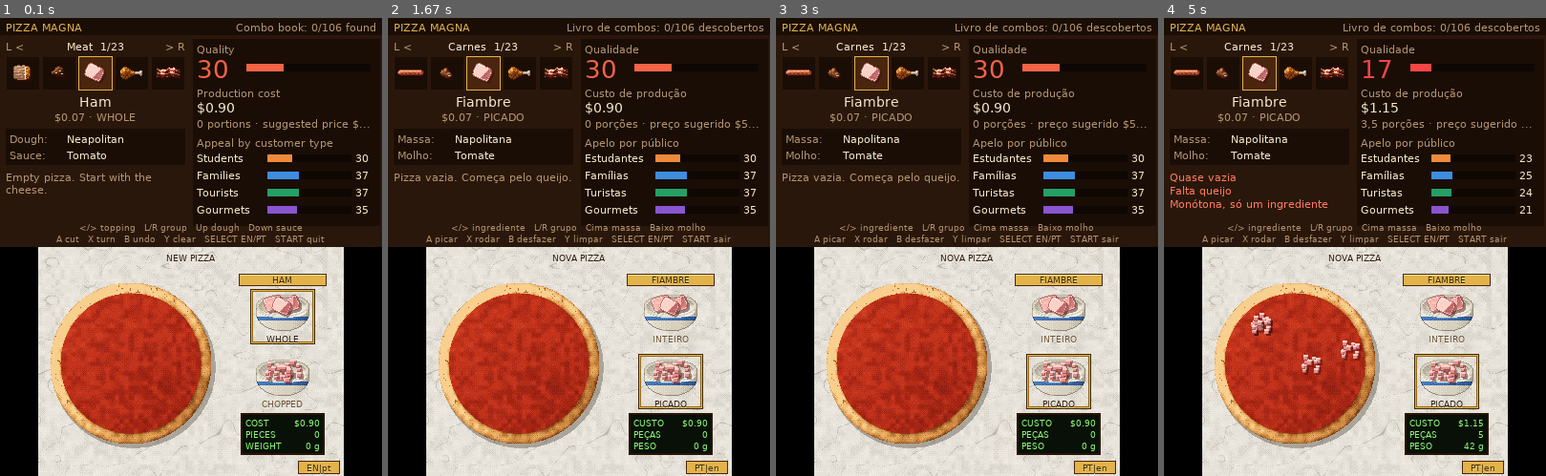
Above: before the commit, frames 1-4 (left to right).
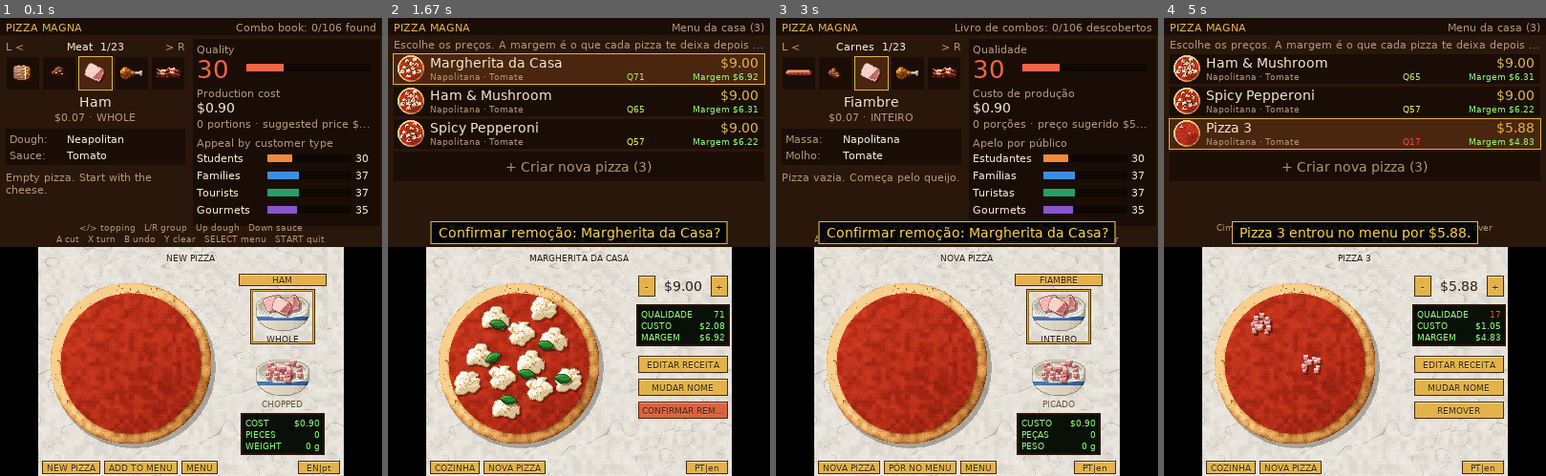
Above: after the commit, the same moments.

Repository: ruicasaisalves/pizza-magna
Game: LÖVE game, started from 3ds/game/main.lua
Same seed, same stepped clock (60 frames per second), same inputs: the game is played once before the commit and once after it.
Inputs (mouse positions are in pixels of both pictures, inside the frame that each line leads up to):
- Up to frame 1 (0.1 s): no input
- Up to frame 2 (1.67 s): click (579, 247) at 0.38 s; press the mouse at (708, 466) at 0.7 s; move the mouse to (598, 311) at 0.8 s; release the mouse at (487, 155) at 0.93 s; press the mouse at (590, 466) at 1.03 s; move the mouse to (544, 320) at 1.13 s; release the mouse at (498, 173) at 1.27 s; press the mouse at (682, 411) at 1.37 s; move the mouse to (624, 411) at 1.47 s; release the mouse at (571, 411) at 1.6 s
- Up to frame 3 (3 s): press the mouse at (1035, 288) at 1.7 s; move the mouse to (1009, 256) at 1.8 s; release the mouse at (982, 228) at 1.93 s; type "ann" at 2 s; tap Enter at 2.33 s; press the mouse at (902, 466) at 2.53 s; move the mouse to (951, 274) at 2.63 s; release the mouse at (1005, 77) at 2.77 s; press the mouse at (902, 466) at 2.87 s; move the mouse to (905, 311) at 2.97 s
- Up to frame 4 (5 s): release the mouse at (1301, 150) at 3.1 s; press the mouse at (1446, 384) at 3.2 s; move the mouse to (1416, 279) at 3.3 s; release the mouse at (1381, 173) at 3.43 s; click (1259, 324) at 3.55 s; press the mouse at (1259, 324) at 3.87 s; move the mouse to (1309, 361) at 3.97 s; release the mouse at (1362, 402) at 4.1 s; click (1309, 466) at 4.22 s, where only the run after the commit has a clickable "PÔR NO MENU"; press the mouse at (1259, 324) at 4.7 s; move the mouse to (1347, 347) at 4.8 s; release the mouse at (1439, 375) at 4.93 s

The runs differ from the first frame. In frame 1, 1.4% of the frame differs, in the area x 11-89%, y 47-100%; in frame 2, 29%, in the area x 1-99%, y 1-100%; in frame 3, 5.8%; in frame 4, 25%.

Commit message:
3DS: save pizzas to a Menu
SELECT switches between the Kitchen and the Menu. Pizzas go on the menu
at the suggested price (3 pieces at least); the Menu lists them with
price, quality and margin, and lets the player change the price
($0.50 steps, $1 to $30), edit, rename (console keyboard) and remove
them. New games start with the browser game's three starter pizzas.
The save keeps the menu with pieces in the packPieces format.

Co-Authored-By: Claude Opus 5.5 <noreply@anthropic.com>
Claude-Session: https://claude.ai/code/session_01X3CjJanj41myN3wFboQFa9

Diff:
--- a/3ds/game/main.lua
+++ b/3ds/game/main.lua
@@ -1,6 +1,8 @@
---[[ Pizza Magna for the Nintendo 3DS (LÖVE Potion), prototype: the Kitchen only.
-     Bottom screen (touch): the bench, as in the browser game (320 wide, title strip on top, pizza, bowls, LCD).
-     Top screen: the topping picker, dough and sauce, and the analysis (quality, cost, appeal, notes).
+--[[ Pizza Magna for the Nintendo 3DS (LÖVE Potion), prototype: the Kitchen and the Menu.
+     Kitchen. Bottom screen (touch): the bench, as in the browser game (320 wide, title strip on top, pizza,
+     bowls, LCD). Top screen: the topping picker, dough and sauce, and the analysis (quality, cost, appeal, notes).
+     Menu (SELECT). Top screen: the house menu, one row a pizza. Bottom screen: the chosen pizza, its price
+     (- / +), quality, cost and margin, and the buttons to edit, rename or remove it.
      On a PC (LÖVE 11/12) the window shows the top screen above the bottom one, and the mouse is the stylus. ]]
 local P = require("pizza")
 local D, A, t = P.D, P.A, P.t
@@ -11,34 +13,63 @@
 -- text only the 3DS port has (the browser game has no buttons to explain)
 local L3 = {
   en = { keys1 = "</> topping   L/R group   Up dough   Down sauce",
-         keys2 = "A cut   X turn   B undo   Y clear   SELECT EN/PT   START quit" },
+         keys2 = "A cut   X turn   B undo   Y clear   SELECT menu   START quit",
+         mkeys1 = "Up/Down pizza   </> price   A edit   X rename   Y remove",
+         mkeys2 = "SELECT kitchen   START quit", rename = "RENAME" },
   pt = { keys1 = "</> ingrediente   L/R grupo   Cima massa   Baixo molho",
-         keys2 = "A picar   X rodar   B desfazer   Y limpar   SELECT EN/PT   START sair" },
+         keys2 = "A picar   X rodar   B desfazer   Y limpar   SELECT menu   START sair",
+         mkeys1 = "Cima/Baixo pizza   </> preço   A editar   X nome   Y remover",
+         mkeys2 = "SELECT cozinha   START sair", rename = "MUDAR NOME" },
 }
 local function l3(k) return L3[P.lang()][k] end
 
 -- ---------------------------------------------------------------- state and save
-local S = { dough = "napo", sauce = "tomate", pieces = {}, sel = "fiambre", cut = "w", rot = {}, found = {}, lang = nil }
+--[[ S.name/S.editing: the pizza on the bench (no name yet = "New pizza"; editing = id of the menu pizza it came from).
+     S.menu: the house menu, {id, name, dough, sauce, pieces, price}, as in the browser game. ]]
+local S = { dough = "napo", sauce = "tomate", pieces = {}, sel = "fiambre", cut = "w", rot = {}, found = {}, lang = nil,
+  name = nil, editing = nil, menu = nil, tab = "kitchen", msel = 1, nextId = 1 }
 local cleared = nil          -- the pizza the bin just cleared: undo on an empty bench brings it back
 local dirty, saveTimer = false, 0
 local toasts = {}
 local an                     -- analysis of the pizza on the bench (recomputed on every change)
 
+-- save.txt: one "key=value" a line; each menu pizza is a "pizza=" line of tab-separated fields
 local function save()
   local rot = {}
   for k, v in pairs(S.rot) do rot[#rot + 1] = k .. ":" .. v end
   local lines = {
     "lang=" .. P.lang(), "dough=" .. S.dough, "sauce=" .. S.sauce, "sel=" .. S.sel, "cut=" .. S.cut,
     "rot=" .. table.concat(rot, ","), "found=" .. table.concat(S.found, ","), "pieces=" .. P.packPieces(S.pieces),
+    "name=" .. (S.name or ""), "editing=" .. (S.editing or ""), "tab=" .. S.tab, "msel=" .. S.msel, "nextid=" .. S.nextId, "menu=1",
   }
+  for _, p in ipairs(S.menu) do
+    lines[#lines + 1] = "pizza=" .. table.concat({ p.id, string.format("%.2f", p.price), p.dough, p.sauce, p.name, P.packPieces(p.pieces) }, "\t")
+  end
   love.filesystem.write("save.txt", table.concat(lines, "\n") .. "\n")
   dirty = false
 end
 local function load()
   local ok, txt = pcall(love.filesystem.read, "save.txt")
   if not ok or not txt then return end
-  local v = {}
-  for k, val in txt:gmatch("(%w+)=([^\n]*)") do v[k] = val end
+  local v, menu = {}, {}
+  for line in txt:gmatch("[^\n]+") do
+    local k, val = line:match("^(%w+)=(.*)$")
+    if k == "pizza" then
+      local f = {}
+      for x in (val .. "\t"):gmatch("([^\t]*)\t") do f[#f + 1] = x end
+      if #f >= 6 and D.DOUGHS[f[3]] and D.SAUCES[f[4]] then
+        local pieces = {}
+        pcall(function() pieces = P.unpackPieces(f[6]) end)
+        menu[#menu + 1] = { id = f[1], price = tonumber(f[2]) or 9, dough = f[3], sauce = f[4], name = f[5], pieces = pieces }
+      end
+    elseif k then v[k] = val end
+  end
+  if v.menu then S.menu = menu end   -- saves from before the Menu get the starter pizzas
+  if v.name and v.name ~= "" then S.name = v.name end
+  if v.editing and v.editing ~= "" then S.editing = v.editing end
+  if v.tab == "menu" then S.tab = "menu" end
+  S.msel = tonumber(v.msel) or 1
+  S.nextId = tonumber(v.nextid) or 1
   if v.lang then S.lang = v.lang end
   if v.dough and D.DOUGHS[v.dough] then S.dough = v.dough end
   if v.sauce and D.SAUCES[v.sauce] then S.sauce = v.sauce end
@@ -49,7 +80,43 @@
   if v.pieces and v.pieces ~= "" then pcall(function() S.pieces = P.unpackPieces(v.pieces) end) end
 end
 
-local function toast(s) toasts[#toasts + 1] = { s = s, time = 3 } end
+local function toast(s)   -- a new message cuts the one on screen short, so a "press again" never waits in a queue
+  if toasts[1] and toasts[1].time > .6 then toasts[1].time = .6 end
+  toasts[#toasts + 1] = { s = s, time = 3 }
+end
+local function r2(v) return math.floor(v * 100 + .5) / 100 end
+
+-- the three pizzas a new game starts with (freshState() in index.html; spread() lays a topping out in a spiral)
+local function spread(id, n, rad, seed)
+  local out = {}
+  local function fx(v, d) local m = 10 ^ d; return (v < 0 and -1 or 1) * math.floor(math.abs(v) * m + .5) / m end
+  for k = 0, n - 1 do
+    local a, r = (k + seed) * 2.39996, rad * math.sqrt((k + .5) / n)
+    out[#out + 1] = { i = id, x = fx(math.cos(a) * r, 3), y = fx(math.sin(a) * r, 3), r = fx((k * 1.7 + seed) % 6.28, 2) }
+  end
+  return out
+end
+local function join(...) local out = {}; for _, l in ipairs({ ... }) do for _, x in ipairs(l) do out[#out + 1] = x end end; return out end
+local function starterMenu()
+  local cheese = function() return spread("mozzarella", 11, .74, 0) end
+  S.menu = {
+    { id = "p1", name = "Margherita da Casa", dough = "napo", sauce = "tomate", price = 9, pieces = join(cheese(), spread("manjericao", 6, .62, 3)) },
+    { id = "p2", name = t("start.fc"), dough = "napo", sauce = "tomate", price = 9, pieces = join(cheese(), spread("fiambre", 7, .66, 1), spread("cogumelos", 7, .6, 4)) },
+    { id = "p3", name = t("start.pep"), dough = "napo", sauce = "tomate", price = 9, pieces = join(cheese(), spread("pepperoni", 9, .66, 2), spread("oregaos", 5, .55, 5)) },
+  }
+  S.nextId = 4
+end
+local function newId()
+  while true do
+    local id = "p" .. S.nextId; S.nextId = S.nextId + 1
+    local used = false
+    for _, p in ipairs(S.menu) do if p.id == id then used = true end end
+    if not used then return id end
+  end
+end
+-- each menu pizza keeps its analysis until it changes (p.an = nil)
+local function anOf(p) if not p.an then p.an = P.analyze(p) end; return p.an end
+local function copyPieces(ps) local out = {}; for k, x in ipairs(ps) do local c = {}; for kk, vv in pairs(x) do c[kk] = vv end; out[k] = c end; return out end
 
 -- ---------------------------------------------------------------- toppings by group (the pantry tabs)
 local catList = {}
@@ -124,7 +191,98 @@
   S.sel = catList[D.CATS[k]][1]; S.cut = "w"; dirty = true
 end
 local function cycle(order, cur, step) return order[(idxIn(order, cur) - 1 + step) % #order + 1] end
-local function setLang(l) P.setLang(l); S.lang = P.lang(); buildCats(); changed() end
+local function setLang(l)
+  P.setLang(l); S.lang = P.lang(); buildCats()
+  for _, p in ipairs(S.menu) do p.an = nil end   -- the notes are text in the language
+  changed()
+end
+
+-- ---------------------------------------------------------------- saving pizzas and the menu
+local armed = nil   -- a button pressed once that needs a second press: {what = "new" | "remove", time}
+local function arm(what) armed = { what = what, time = 3 } end
+local function isArmed(what) return armed and armed.what == what end
+local function clampSel() S.msel = math.max(1, math.min(S.msel, #S.menu + 1)) end   -- the row after the last is "+ Create new pizza"
+local function freshDraft()
+  S.pieces, S.name, S.editing, S.dough, S.sauce = {}, nil, nil, "napo", "tomate"
+  cleared = nil; changed()
+end
+local function newDraft()
+  if #S.pieces > 0 and not S.editing and not isArmed("new") then   -- never saved: ask before throwing it away
+    arm("new"); toast(t("k.unsaved.title") .. ". " .. t("k.unsaved.new") .. "?"); return
+  end
+  armed = nil; freshDraft(); S.tab = "kitchen"
+end
+local function savePizza()
+  if #S.pieces < 3 then toast(t("k.needmore")); return end
+  local ex
+  for k, p in ipairs(S.menu) do if p.id == S.editing then ex = k end end
+  local name = S.name
+  if not name then   -- no name given: the first combo on it, or "Pizza 4"
+    for _, id in ipairs(an.combos) do
+      for _, c in ipairs(D.COMBOS) do if c.id == id and c.q > 0 and not name then name = t("combo." .. id) end end
+    end
+    name = name or ("Pizza " .. (#S.menu + 1))
+  end
+  local pz = { name = name, dough = S.dough, sauce = S.sauce, pieces = copyPieces(S.pieces) }
+  if ex then
+    local p = S.menu[ex]
+    p.name, p.dough, p.sauce, p.pieces, p.an = pz.name, pz.dough, pz.sauce, pz.pieces, nil
+    toast(t("k.updated", { x = name })); S.msel = ex
+  else
+    pz.id, pz.price = newId(), P.suggestPrice(an.cost)
+    S.menu[#S.menu + 1] = pz
+    toast(t("k.added", { x = name, p = P.eur(pz.price) })); S.msel = #S.menu
+  end
+  freshDraft(); S.tab = "menu"   -- saved: the next pizza starts empty, and the Menu shows where it went
+end
+local function selPizza() return S.menu[S.msel] end
+local function editPizza()
+  local p = selPizza()
+  if not p then newDraft(); return end   -- the "+ Create new pizza" row
+  S.dough, S.sauce, S.pieces, S.name, S.editing = p.dough, p.sauce, copyPieces(p.pieces), p.name, p.id
+  cleared = nil; S.tab = "kitchen"; changed()
+end
+local function removePizza()
+  local p = selPizza(); if not p then return end
+  if not isArmed("remove") then arm("remove"); toast(t("menu.confirm") .. ": " .. p.name .. "?"); return end
+  armed = nil
+  table.remove(S.menu, S.msel)
+  if S.editing == p.id then S.editing = nil end
+  clampSel(); dirty = true
+end
+local function priceStep(d)
+  local p = selPizza(); if not p then return end
+  p.price = math.max(1, math.min(30, r2(p.price + d))); dirty = true
+end
+local function pickRow(step) armed = nil; S.msel = S.msel + step; clampSel(); dirty = true end
+
+-- names: the console's keyboard (one textinput with the whole name); on a PC the name is typed in place
+local renaming, renameBuf = nil, ""
+local function cleanName(s)
+  s = s:gsub("[%c|]", ""):gsub("^%s+", ""):gsub("%s+$", "")
+  if #s > 40 then s = s:sub(1, 40):gsub("[\192-\255][\128-\191]*$", "") end
+  return s
+end
+local function finishRename(s)
+  local set = renaming; renaming = nil
+  pcall(love.keyboard.setTextInput, false)
+  s = cleanName(s or "")
+  if set and s ~= "" then set(s); dirty = true end
+end
+local function askName(cur, set)
+  renaming, renameBuf = set, cur or ""
+  if CONSOLE then
+    local ok = pcall(love.keyboard.setTextInput, true, { type = "basic", hint = t("k.name"), maxLength = 28 })
+    if not ok then pcall(love.keyboard.setTextInput, true) end
+  else
+    love.keyboard.setTextInput(true)
+  end
+end
+local function renameDraft() askName(S.name or "", function(n) S.name = n end) end
+local function renamePizza()
+  local p = selPizza(); if not p then return end
+  askName(p.name, function(n) p.name = n; if S.editing == p.id then S.name = n end end)
+end
 
 -- ---------------------------------------------------------------- drawing helpers
 local pages, quads = {}, {}
@@ -172,6 +330,9 @@
   return s .. "..."
 end
 local function pxRect(x, y, w, h, c) col(c); love.graphics.rectangle("line", x + .5, y + .5, w - 1, h - 1) end
+-- touch buttons: drawn with the bottom screen, and remembered for the next tap
+local hits = {}
+local function hit(x, y, w, h, fn) hits[#hits + 1] = { x = x, y = y, w = w, h = h, fn = fn } end
 
 local C = {
   ink = hex("#2c1a0b"), bg = hex("#2a170b"), panel = hex("#1a0d05"), cream = hex("#f6e7c8"), gold = hex("#e3b34a"),
@@ -206,16 +367,40 @@
   col(hl or { 1, 1, 1, .55 }); fprint("tiny", s, math.floor(x - w / 2), y + 1)
   col(c or C.ink); fprint("tiny", s, math.floor(x - w / 2), y)
 end
-
-local function drawBottom()
+-- a gold plate button (like the topping's name plate); returns its right edge
+local function plateBtn(label, x, y, fn, w, h, danger)
+  h = h or 14
+  w = w or math.ceil(fw("tiny", label)) + 10
+  col(hex("#4a260f")); love.graphics.rectangle("fill", x, y, w, h)
+  col(danger and hex("#e0603c") or C.gold); love.graphics.rectangle("fill", x + 1, y + 1, w - 2, h - 2)
+  col(danger and hex("#f59a7c") or hex("#fbe39a")); love.graphics.rectangle("fill", x + 1, y + 1, w - 2, 1)
+  benchLabel(label, x + w / 2, y + math.floor((h - 10) / 2), hex("#3a2706"), danger and hex("#f59a7c", .8) or hex("#fbe39a", .8))
+  hit(x, y, w, h, fn)
+  return x + w
+end
+local function langBtn()
+  local L = LANG_BTN
+  plateBtn(P.lang() == "pt" and "PT|en" or "EN|pt", L.x, L.y, function() setLang(P.lang() == "pt" and "en" or "pt") end, L.w, L.h)
+end
+local function nameStrip(name)   -- the pizza's name on the marble strip on top; tap it to rename
+  local s = renaming and not CONSOLE and (renameBuf .. "_") or name
+  benchLabel(fitText(P.upper(s), "tiny", BW - 8), BW / 2, 6, C.ink, { 1, 1, 1, .4 })
+end
+local function marble()
   love.graphics.setColor(1, 1, 1)
   spr("marble", BW / 2, 100); spr("marble", BW / 2, 140)
-  -- the pizza and its shadow on the marble
+end
+local function pizzaOnMarble(p)
   love.graphics.setColor(40 / 255, 30 / 255, 20 / 255, .32)
   love.graphics.ellipse("fill", PCX + 3, PCY + 4, PR + 1, PR)
-  drawPizza(S, PCX, PCY)
-  -- the name of the pizza on the strip on top
-  benchLabel(P.upper(t("k.newname")), BW / 2, 6, C.ink, { 1, 1, 1, .4 })
+  drawPizza(p, PCX, PCY)
+end
+
+local function drawKitchenBottom()
+  marble()
+  pizzaOnMarble(S)
+  nameStrip(S.name or t("k.newname"))
+  hit(0, 0, BW, OY, renameDraft)
   -- right side: name plate and two bowls (whole / chopped)
   local sel, cut = S.sel, curCut()
   love.graphics.push(); love.graphics.translate(0, OY)
@@ -260,11 +445,61 @@
     fprint("tiny", r[2], lx + lw - 3 - fw("tiny", r[2]), y)
   end
   love.graphics.pop()
-  -- language button
-  local L = LANG_BTN
-  col(hex("#4a260f")); love.graphics.rectangle("fill", L.x, L.y, L.w, L.h)
-  col(C.gold); love.graphics.rectangle("fill", L.x + 1, L.y + 1, L.w - 2, L.h - 2)
-  benchLabel(P.lang() == "pt" and "PT|en" or "EN|pt", L.x + L.w / 2, L.y + 2, hex("#3a2706"), hex("#fbe39a", .8))
+  -- the strip at the bottom: new pizza, save to the menu, the menu, language
+  local x = plateBtn(P.upper(t("k.fresh")), 4, 224, newDraft, nil, nil, isArmed("new"))
+  x = plateBtn(P.upper(t(S.editing and "k.save.edit" or "k.save.new")), x + 4, 224, savePizza)
+  plateBtn(P.upper(t("nav.menu")), x + 4, 224, function() S.tab = "menu"; clampSel(); dirty = true end)
+  langBtn()
+end
+
+-- ---------------------------------------------------------------- bottom screen: the chosen menu pizza
+local function lcd(x, y, w, rows)
+  local h = #rows * 12 + 4
+  col(hex("#2a1407")); love.graphics.rectangle("fill", x - 2, y - 2, w + 4, h + 4)
+  col(hex("#081008")); love.graphics.rectangle("fill", x, y, w, h)
+  for k, r in ipairs(rows) do
+    local yy = y + 3 + (k - 1) * 12
+    col(C.lcd); fprint("tiny", r[1], x + 3, yy)
+    col(r[3] or C.lcd); fprint("tiny", r[2], x + w - 3 - fw("tiny", r[2]), yy)
+  end
+end
+local function drawMenuBottom()
+  marble()
+  local p = selPizza()
+  local strip = function()
+    local x = plateBtn(P.upper(t("nav.cozinha")), 4, 224, function() S.tab = "kitchen"; dirty = true end)
+    plateBtn(P.upper(t("k.fresh")), x + 4, 224, newDraft, nil, nil, isArmed("new"))
+    langBtn()
+  end
+  if not p then   -- the "+ Create new pizza" row (or an empty menu)
+    if #S.menu == 0 then text(t("menu.empty"), 20, 60, "body", C.ink, "center", 280) end
+    plateBtn(P.upper(t("menu.new", { n = #S.menu })), 60, 130, newDraft, 200, 24)
+    strip(); return
+  end
+  local a = anOf(p)
+  pizzaOnMarble(p)
+  nameStrip(p.name)
+  hit(0, 0, BW, OY, renamePizza)
+  -- right column: price with - and +, the figures, edit / rename / remove
+  local rx, rw = 222, 94
+  plateBtn("-", rx, 30, function() priceStep(-.5) end, 18, 22)
+  plateBtn("+", rx + rw - 18, 30, function() priceStep(.5) end, 18, 22)
+  text(P.eur(p.price), rx + 18, 33, "body", C.ink, "center", rw - 36)
+  local margin = p.price - a.cost
+  lcd(rx, 62, rw, {
+    { fitText(P.upper(t("k.q")), "tiny", 60), tostring(a.q), P.qColor(a.q) },
+    { t("bench.c"), P.eur(a.cost) },
+    { fitText(P.upper(t("menu.margin")), "tiny", 50), P.eur(margin), margin > 0 and C.good or C.bad },
+  })
+  plateBtn(P.upper(t("menu.edit")), rx, 114, editPizza, rw, 18)
+  plateBtn(l3("rename"), rx, 138, renamePizza, rw, 18)
+  plateBtn(fitText(P.upper(t(isArmed("remove") and "menu.confirm" or "menu.remove")), "tiny", rw - 6), rx, 162, removePizza, rw, 18, isArmed("remove"))
+  strip()
+end
+
+local function drawBottom()
+  hits = {}
+  if S.tab == "menu" then drawMenuBottom() else drawKitchenBottom() end
 end
 
 -- ---------------------------------------------------------------- top screen: picker and analysis
@@ -331,7 +566,51 @@
   -- buttons
   text(l3("keys1"), 0, 214, "tiny", C.dim, "center", 400)
   text(l3("keys2"), 0, 226, "tiny", C.dim, "center", 400)
-  -- toasts (combo found...)
+end
+
+-- a menu pizza drawn small (the whole 170 px pizza scaled)
+local function miniPizza(p, cx, cy, size)
+  love.graphics.push(); love.graphics.translate(cx, cy); love.graphics.scale(size / A.pizza)
+  drawPizza(p, 0, 0)
+  love.graphics.pop()
+end
+local ROW_H, ROWS = 34, 5
+local function drawMenuTop()
+  col(C.bg); love.graphics.rectangle("fill", 0, 0, 400, 240)
+  col(C.panel); love.graphics.rectangle("fill", 0, 0, 400, 18)
+  text("PIZZA MAGNA", 6, 3, "small", C.gold)
+  text(t("menu.house") .. " (" .. #S.menu .. ")", 120, 3, "small", C.dim, "right", 274)
+  local sp = selPizza()
+  local loss = sp and sp.price < anOf(sp).cost
+  text(fitText(loss and t("menu.loss", { x = P.eur(anOf(sp).cost - sp.price) }) or t("menu.lead.easy"), "small", 388), 6, 21, "small", loss and C.bad or C.dim)
+  local n = #S.menu + 1
+  local first = math.max(1, math.min(S.msel - 2, n - ROWS + 1))
+  for row = 0, ROWS - 1 do
+    local k = first + row
+    if k > n then break end
+    local y = 38 + row * ROW_H
+    local on = k == S.msel
+    col(on and hex("#4a260f") or C.panel); love.graphics.rectangle("fill", 6, y, 388, ROW_H - 3)
+    if on then pxRect(5, y - 1, 390, ROW_H - 1, C.gold) end
+    local p = S.menu[k]
+    if p then
+      local a = anOf(p)
+      miniPizza(p, 24, y + 15, 28)
+      text(fitText(p.name, "body", 200), 44, y + 1, "body", C.cream)
+      text(fitText(t("dough." .. p.dough) .. " · " .. t("sauce." .. p.sauce), "tiny", 200), 44, y + 18, "tiny", C.dim)
+      text(P.eur(p.price), 250, y + 1, "body", C.gold, "right", 138)
+      local margin = p.price - a.cost
+      text("Q" .. a.q, 250, y + 18, "tiny", P.qColor(a.q))
+      text(t("menu.margin") .. " " .. P.eur(margin), 280, y + 18, "tiny", margin > 0 and C.good or C.bad, "right", 108)
+    else
+      text(t("menu.new", { n = #S.menu }), 6, y + 8, "body", on and C.gold or C.dim, "center", 388)
+    end
+  end
+  text(l3("mkeys1"), 0, 214, "tiny", C.dim, "center", 400)
+  text(l3("mkeys2"), 0, 226, "tiny", C.dim, "center", 400)
+end
+
+local function drawToast()
   if toasts[1] then
     local s = toasts[1].s
     local w = math.min(380, fw("body", s) + 16)
@@ -340,13 +619,21 @@
     text(fitText(s, "body", w - 8), 200 - w / 2, 217, "body", C.combo, "center", w)
   end
 end
+local function drawTopScreen()
+  if S.tab == "menu" then drawMenuTop() else drawTop() end
+  drawToast()
+end
 
 -- ---------------------------------------------------------------- input
 local drag = nil
 local function benchPoint(x, y) return (x - PCX) / PR, (y - PCY) / PR end
 local function touchDown(x, y)
-  local L = LANG_BTN
-  if x >= L.x and x <= L.x + L.w and y >= L.y and y <= L.y + L.h then setLang(P.lang() == "pt" and "en" or "pt"); return end
+  if renaming and not CONSOLE then finishRename(renameBuf) end   -- PC: a tap elsewhere keeps what was typed
+  for k = #hits, 1, -1 do
+    local h = hits[k]
+    if x >= h.x and x < h.x + h.w and y >= h.y and y < h.y + h.h then h.fn(); return end
+  end
+  if S.tab ~= "kitchen" then return end
   for _, b in ipairs(BOWLS) do
     if x >= b.x - 6 and x <= b.x + BOWL_W + 6 and y - OY >= b.y - 4 and y - OY <= b.y + BOWL_H + 16 then setCut(b.g); return end
   end
@@ -363,7 +650,19 @@
 local function touchUp() drag = nil end
 
 local held = {}
+local function menuButton(b)
+  if b == "dpup" then pickRow(-1)
+  elseif b == "dpdown" then pickRow(1)
+  elseif b == "dpleft" then priceStep(-.5)
+  elseif b == "dpright" then priceStep(.5)
+  elseif b == "a" then editPizza()
+  elseif b == "x" then renamePizza()
+  elseif b == "y" then removePizza()
+  elseif b == "back" then S.tab = "kitchen"; dirty = true
+  elseif b == "start" then save(); love.event.quit() end
+end
 local function button(b)
+  if S.tab == "menu" then menuButton(b); return end
   if b == "dpleft" then pickTopping(-1)
   elseif b == "dpright" then pickTopping(1)
   elseif b == "leftshoulder" then pickCat(-1)
@@ -374,10 +673,10 @@
   elseif b == "x" then rotatePiece()
   elseif b == "b" then undo()
   elseif b == "y" then clear()
-  elseif b == "back" then setLang(P.lang() == "pt" and "en" or "pt")
+  elseif b == "back" then S.tab = "menu"; clampSel(); dirty = true
   elseif b == "start" then save(); love.event.quit() end
 end
-local REPEAT = { dpleft = true, dpright = true }
+local REPEAT = { dpleft = true, dpright = true, dpup = true, dpdown = true }
 local function press(b) button(b); if REPEAT[b] then held[b] = .35 end end
 local function release(b) held[b] = nil end
 
@@ -386,7 +685,20 @@
 -- PC keys: arrows, Q/W shoulders, Z=A, X=B, A=Y, S=X, Tab=SELECT, Esc=START
 local KEYS = { left = "dpleft", right = "dpright", up = "dpup", down = "dpdown", q = "leftshoulder", w = "rightshoulder",
   z = "a", x = "b", s = "x", a = "y", tab = "back", escape = "start" }
-function love.keypressed(k) if not CONSOLE and KEYS[k] then press(KEYS[k]) end end
+function love.keypressed(k)
+  if CONSOLE then return end
+  if renaming then   -- PC: typing a name
+    if k == "backspace" then renameBuf = renameBuf:gsub("[\1-\127\192-\255][\128-\191]*$", "")   -- the last letter, accents included
+    elseif k == "return" or k == "kpenter" then finishRename(renameBuf)
+    elseif k == "escape" then renaming = nil; love.keyboard.setTextInput(false) end
+    return
+  end
+  if KEYS[k] then press(KEYS[k]) end
+end
+function love.textinput(s)
+  if not renaming then return end
+  if CONSOLE then finishRename(s) elseif #renameBuf < 40 then renameBuf = renameBuf .. s end
+end
 function love.keyreleased(k) if not CONSOLE and KEYS[k] then release(KEYS[k]) end end
 function love.touchpressed(_, x, y) if CONSOLE then touchDown(x, y) end end
 function love.touchmoved(_, x, y) if CONSOLE then touchMove(x, y) end end
@@ -411,7 +723,9 @@
 BOOT[#BOOT + 1] = { "save", function()
   math.randomseed(os.time())
   load()
-  P.setLang(S.lang or "en"); S.lang = P.lang()   -- English unless the player picked Portuguese (SELECT or the EN|pt button)
+  P.setLang(S.lang or "en"); S.lang = P.lang()   -- English unless the player picked Portuguese (the EN|pt button)
+  if not S.menu then starterMenu() end
+  clampSel()
   buildCats()
   changed(); dirty = false
 end }
@@ -441,13 +755,14 @@
     held[b] = left
   end
   if toasts[1] then toasts[1].time = toasts[1].time - dt; if toasts[1].time <= 0 then table.remove(toasts, 1) end end
+  if armed then armed.time = armed.time - dt; if armed.time <= 0 then armed = nil end end
   if dirty then saveTimer = saveTimer + dt; if saveTimer > 1 then save(); saveTimer = 0 end end
 end
 
 function love.draw(screen)
   if BOOT[bootStep] then drawBoot(); bootShown = true; return end
   if screen == nil then   -- PC: top screen above, bottom screen centred below
-    drawTop()
+    drawTopScreen()
     love.graphics.push(); love.graphics.translate(BOTTOM_X, BOTTOM_Y)
     love.graphics.setScissor(BOTTOM_X, BOTTOM_Y, 320, 240)
     col(hex("#000000")); love.graphics.rectangle("fill", 0, 0, 320, 240)
@@ -455,7 +770,7 @@
     love.graphics.setScissor(); love.graphics.pop()
     col(hex("#000000")); love.graphics.rectangle("fill", 0, 240, BOTTOM_X, 240); love.graphics.rectangle("fill", 360, 240, 40, 240)
   elseif screen == "bottom" then drawBottom()
-  else drawTop() end
+  else drawTopScreen() end
 end
 
 function love.quit() if dirty then save() end end
Not shown, changed: CLAUDE.md
